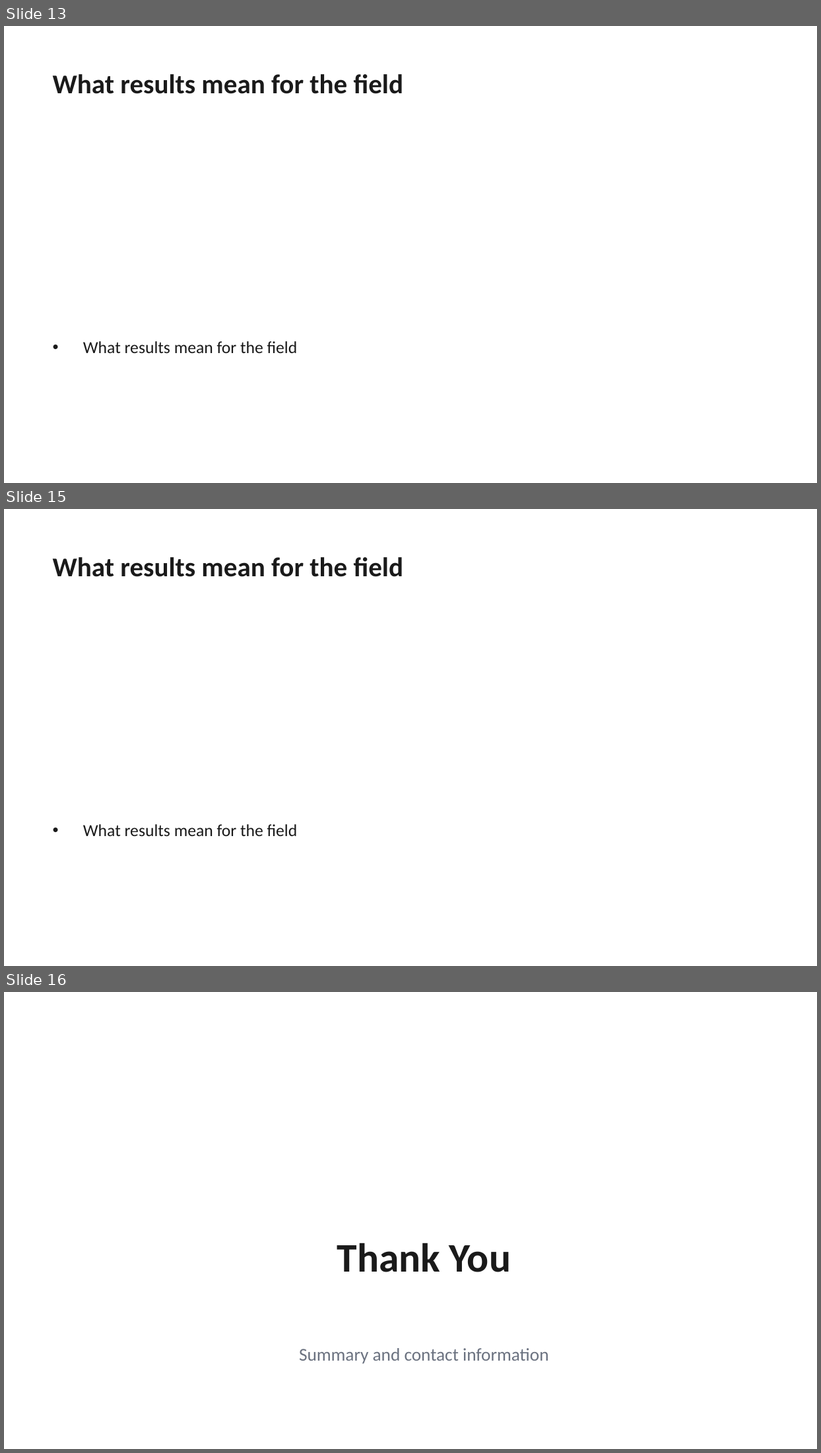
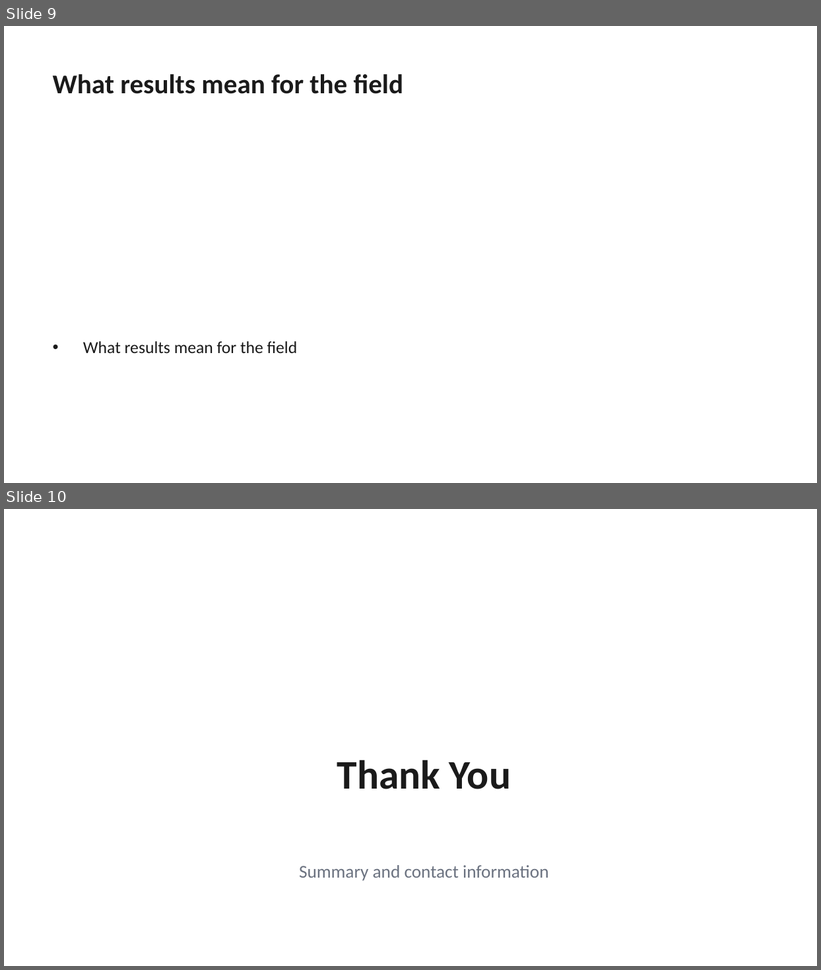
Before and after one commit to AdamYin007/Presentation-OS, a slide deck: examples/business-review/e2e-output.pptx. Shown one above the other, each under a label of ours: slides 13, 15 and 16 before the commit, slides 9 and 10 after it; the slides between them are not shown. The pictures are 821x1453 and 821x970 pixels, drawn with LibreOffice and Linux fonts; fonts in the diff are those of the drawing. Boxes give left, top, right and bottom in pixels: in the first picture for what was removed or moved away, otherwise in the second. Text is boxed around its words. In the diff, an @@ line names an element or a change of style, - is before the commit and + after.

```diff
--- a/examples/business-review/e2e-output.pptx
+++ b/examples/business-review/e2e-output.pptx
@@ slide 15 removed at <box>4,509,817,966</box>, background #FFFFFF @@
@@ text removed at <box>53,557,404,577</box> @@
-What results mean for the field
@@ text removed at <box>83,824,298,836</box> @@
-• What results mean for the field
@@ what was slide 13 is now slide 9 @@
@@ what was slide 16 is now slide 10 @@
```
Also in this commit, not shown: 4 slides changed, 1 slide added, 6 other slides removed, 12 other files.
